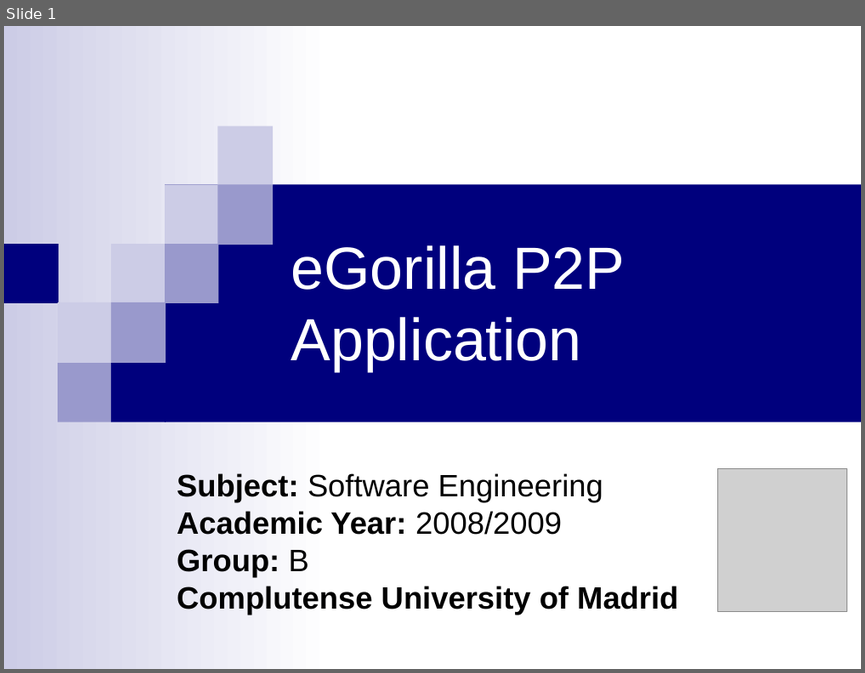
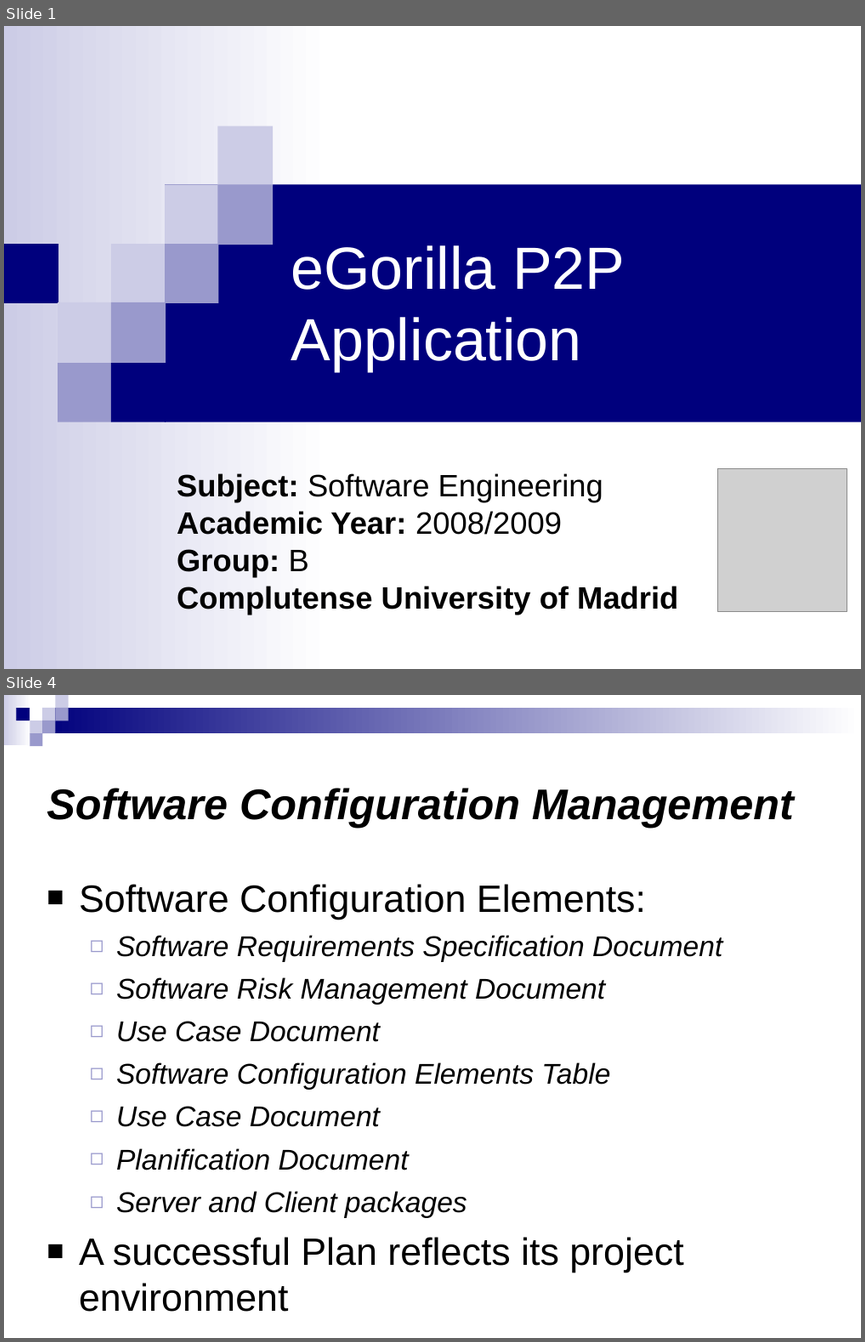
Before and after one commit to salcedonia/egorilla-software-engineering-2008-2009, a slide deck: doc/PresentacionIS.ppt. Shown one above the other, each under a label of ours: slide 1 before the commit, slides 1 and 4 after it; the slides between them are not shown. The pictures are 865x673 and 865x1342 pixels, drawn with LibreOffice and Linux fonts; fonts in the diff are those of the drawing; grey boxes stand for pictures. Boxes give left, top, right and bottom in pixels: in the first picture for what was removed or moved away, otherwise in the second. Text is boxed around its words. In the diff, an @@ line names an element or a change of style, - is before the commit and + after.

```diff
--- a/doc/PresentacionIS.ppt
+++ b/doc/PresentacionIS.ppt
@@ slide 4 added at [4,695,861,1338], background #FFFFFF @@
@@ group added at [4,695,861,746]: 9 rectangles @@
@@ title added at [46,788,794,828], 36 pt, text #000000, bold, italic @@
+Software Configuration Management
@@ text added at [79,884,722,1311], 24 pt, text #000000, italic @@
+■ Software Configuration Elements:
+  ◻ Software Requirements Specification Document
+  ◻ Software Risk Management Document
+  ◻ Use Case Document
+  ◻ Software Configuration Elements Table
+  ◻ Use Case Document
+  ◻ Planification Document
+  ◻ Server and Client packages
+■ A successful Plan reflects its project environment
```
Also in this commit, not shown: 46 slides changed, 3 other slides added.
